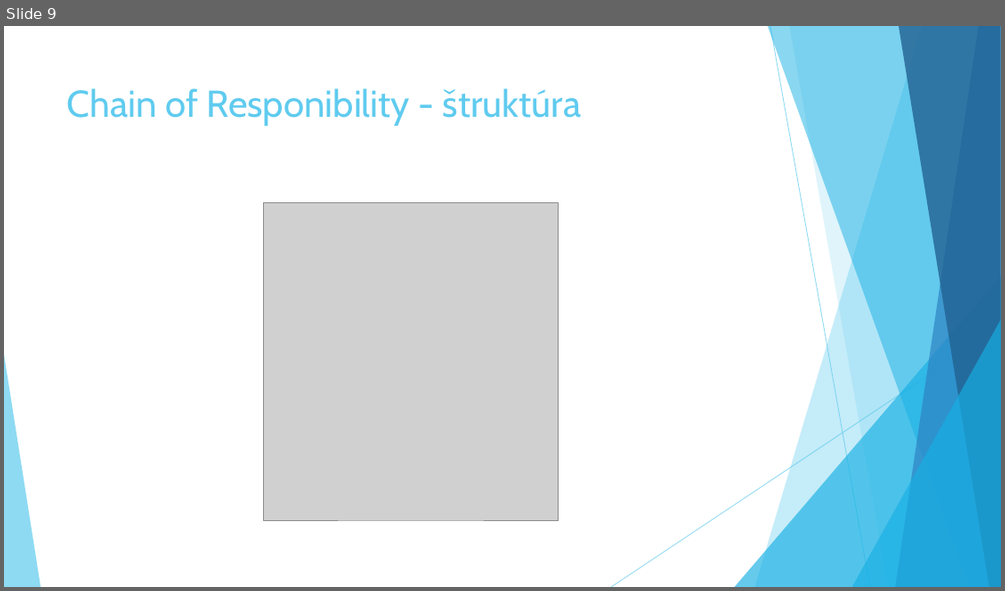
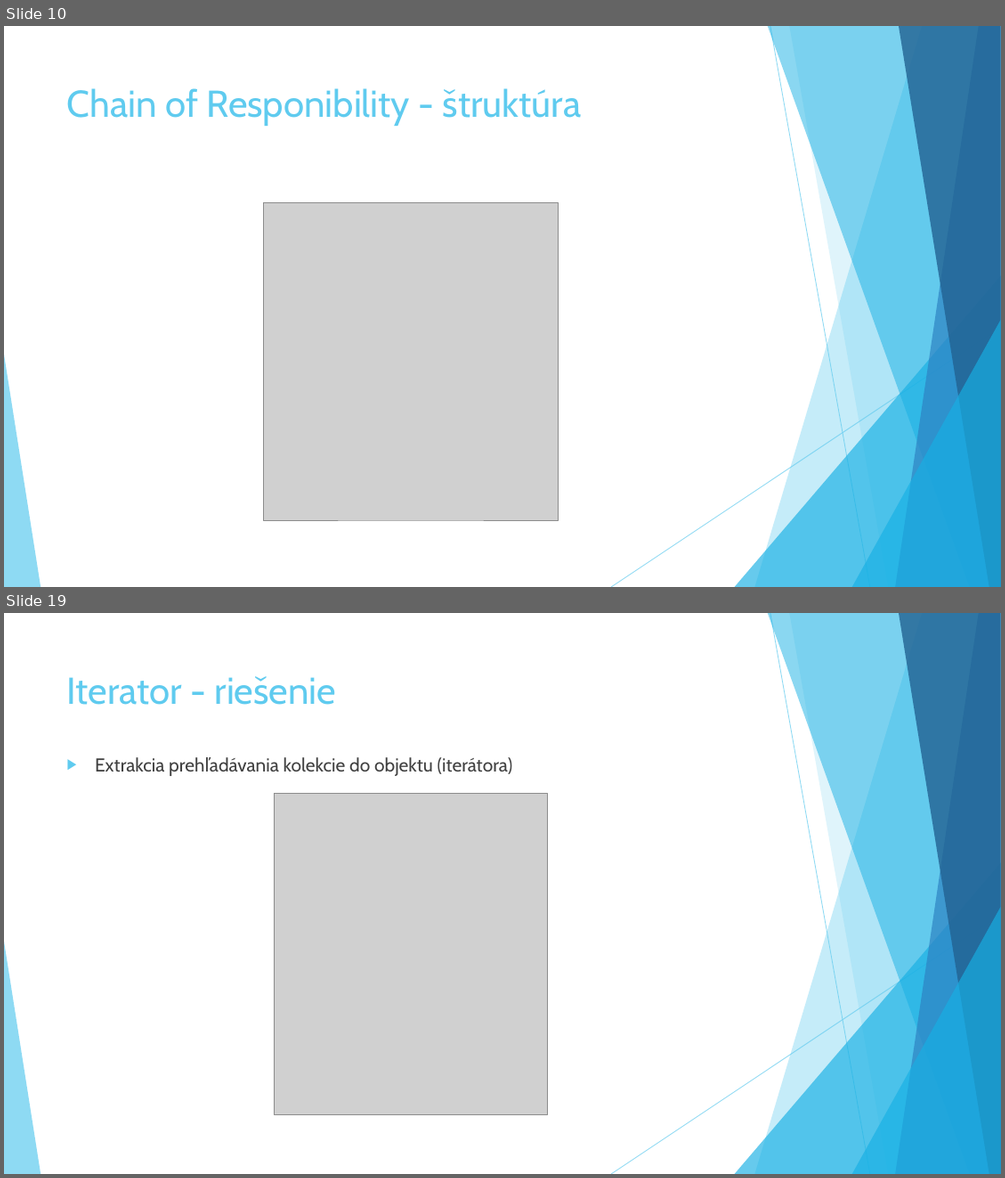
Before and after one commit to Rokulus/ASOS_prezentacia3, a slide deck: Behavioral_Design_Patterns.pptx. Shown one above the other, each under a label of ours: slide 9 before the commit, slides 10 and 19 after it; the slides between them are not shown. The pictures are 1005x591 and 1005x1178 pixels, drawn with LibreOffice and Linux fonts; fonts in the diff are those of the drawing; grey boxes stand for pictures. Boxes give left, top, right and bottom in pixels: in the first picture for what was removed or moved away, otherwise in the second. Text is boxed around its words. In the diff, an @@ line names an element or a change of style, - is before the commit and + after.

Commit message:
Added Design Pattern, Iterator, Interpreter, Command to presentation

```diff
--- a/Behavioral_Design_Patterns.pptx
+++ b/Behavioral_Design_Patterns.pptx
@@ slide 19 added at (x1=4, y1=613, x2=1001, y2=1174), background #FFFFFF; not listed: 10 template elements that a slide beside it also shows @@
@@ title added at (x1=67, y1=676, x2=337, y2=705), 36 pt, text #5FCBEF @@
+Iterator - riešenie
@@ text added at (x1=95, y1=757, x2=513, y2=776), 18 pt, text #404040 @@
+▶ Extrakcia prehľadávania kolekcie do objektu (iterátora)
@@ picture added at (x1=275, y1=793, x2=548, y2=1114) @@
@@ what was slide 9 is now slide 10 @@
```
Also in this commit, not shown: 1 slide changed, 13 other slides added.
